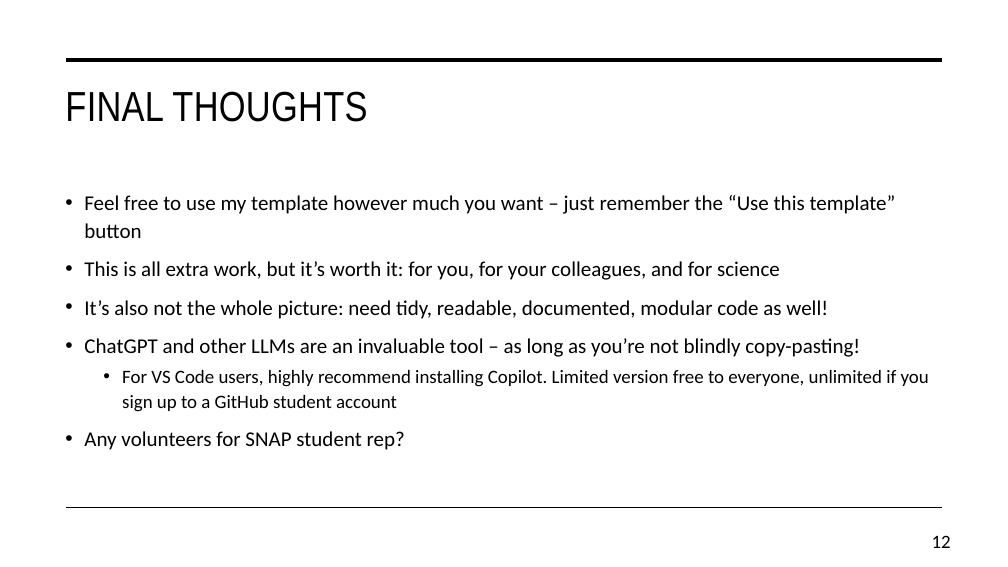
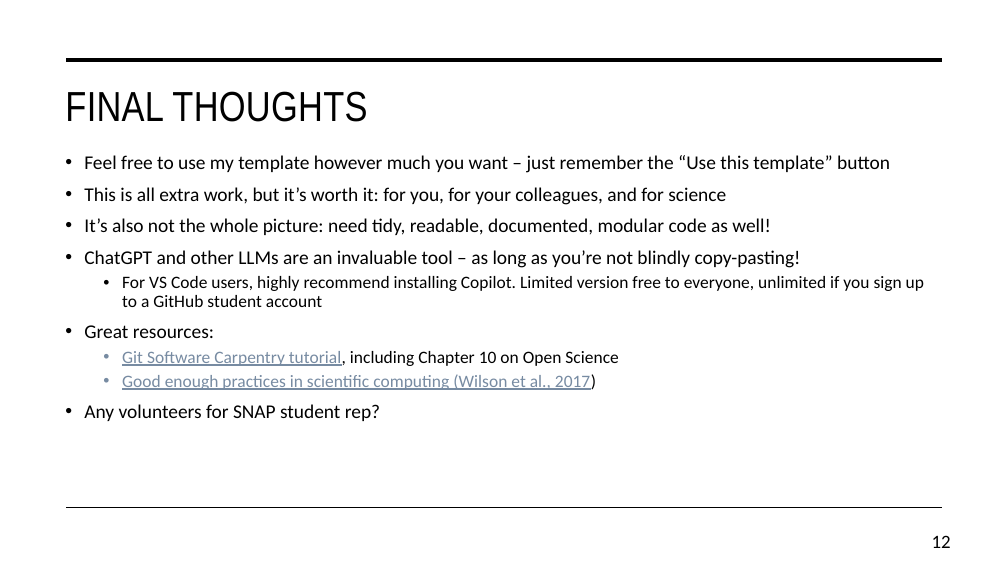
Before and after one commit to daniel-wrench/snap-research-template, a slide deck: slide 12 of doc/workshop_slides.pptx. Drawn at 1008x567 pixels with LibreOffice and Linux fonts; fonts in the diff are those of the drawing. Boxes give left, top, right and bottom in pixels: in the first picture for what was removed or moved away, otherwise in the second. Text is boxed around its words. In the diff, an @@ line names an element or a change of style, - is before the commit and + after.

```diff
--- a/doc/workshop_slides.pptx
+++ b/doc/workshop_slides.pptx
@@ text "Feel free to use my ..." moved from (x1=84, y1=195, x2=929, y2=450) to (x1=84, y1=155, x2=924, y2=421) @@
@@ text at (x1=84, y1=155, x2=924, y2=421): size 20 to 18.5 pt in "Feel free to use my template however ...", "This is all extra work, but it’s ...", "It’s also not the whole picture: need ...", "ChatGPT and other LLMs are an invaluable ..." and 1 more places; size 18 to 16.6 pt in "For VS Code users, highly recommend installing ..."; line spacing 1.1 to 0.9 @@
@@ text at (x1=84, y1=325, x2=618, y2=390): paragraphs added @@
+• Great resources:
+  • Git Software Carpentry tutorial, including Chapter 10 on Open Science
+  • Good enough practices in scientific computing (Wilson et al., 2017)
```
Also in this commit, not shown: 5 other slides changed, 1 other file.
